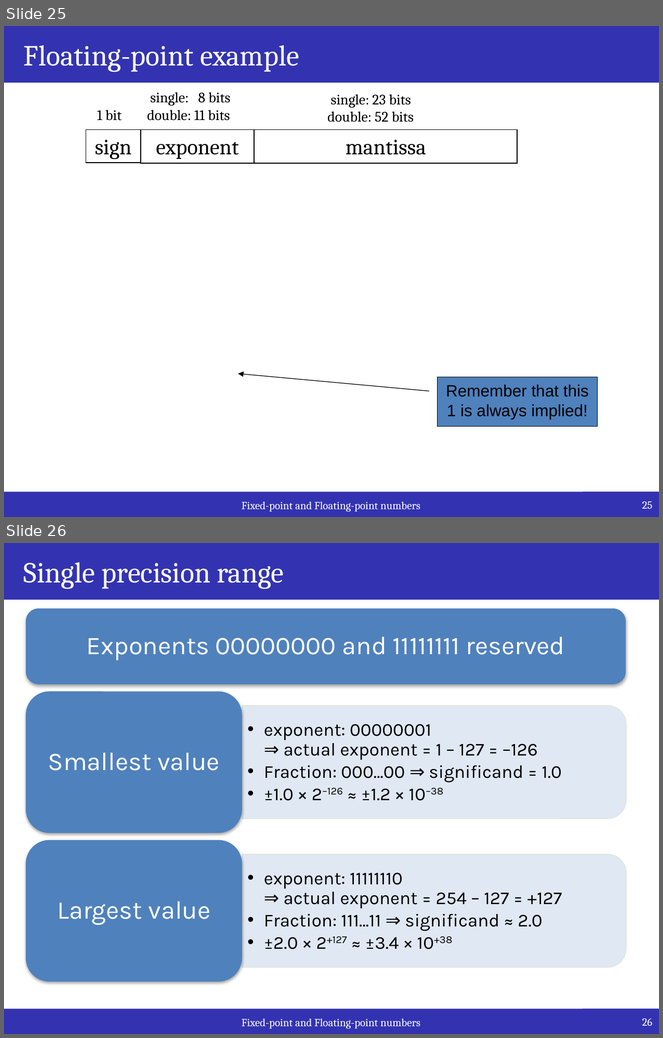
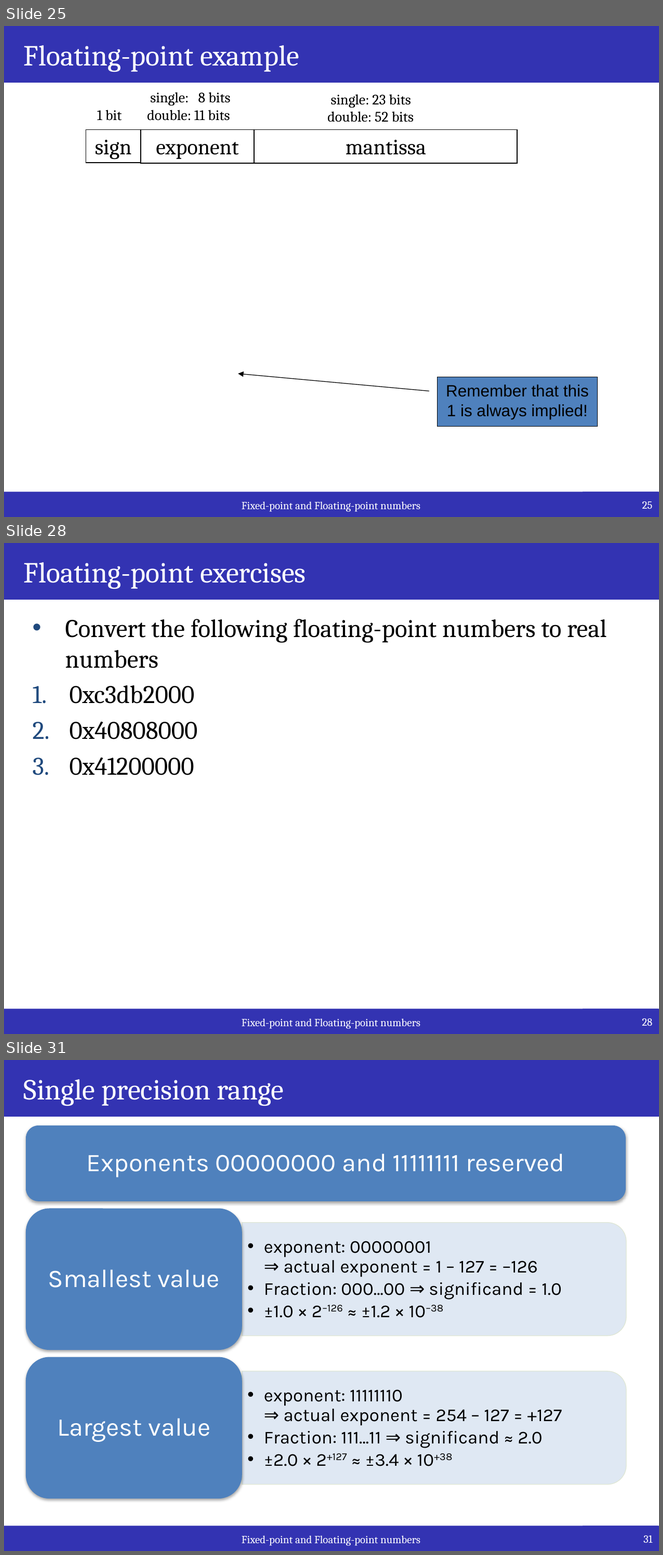
Before and after one commit to iperezan-itesm/05-TC2009B-Aug2021, a slide deck: lectures/weekly_slides/M1.1_FixedPoint_FloatingPoint/M1.1_FixedPoint_FloatinPoint.pptx. Shown one above the other, each under a label of ours: slides 25 and 26 before the commit, slides 25, 28 and 31 after it; the slides between them are not shown. The pictures are 663x1038 and 663x1555 pixels, drawn with LibreOffice and Linux fonts; fonts in the diff are those of the drawing; grey boxes stand for pictures. Boxes give left, top, right and bottom in pixels: in the first picture for what was removed or moved away, otherwise in the second. Text is boxed around its words. In the diff, an @@ line names an element or a change of style, - is before the commit and + after.

```diff
--- a/lectures/weekly_slides/M1.1_FixedPoint_FloatingPoint/M1.1_FixedPoint_FloatinPoint.pptx
+++ b/lectures/weekly_slides/M1.1_FixedPoint_FloatingPoint/M1.1_FixedPoint_FloatinPoint.pptx
@@ slide 28 added at [4,543,659,1034], background #FFFFFF; not listed: 1 template element that a slide beside it also shows @@
@@ title added at [4,543,659,600], fill #3333B2, 32 pt, text #FFFFFF @@
+Floating-point exercises
@@ text added at [65,619,607,775], 28 pt, text #000000 @@
+• Convert the following floating-point numbers to real numbers
+1. 0xc3db2000
+2. 0x40808000
+3. 0x41200000
@@ page number added at [583,1009,659,1034], fill #3333B2, 12 pt, text #FFFFFF @@
+28
@@ what was slide 26 is now slide 31 @@
@@ page number at [644,1536,652,1543]: text changed @@
-26
+31
```
Also in this commit, not shown: 1 slide changed, 4 other slides added, 1 slide removed, 16 other files.
